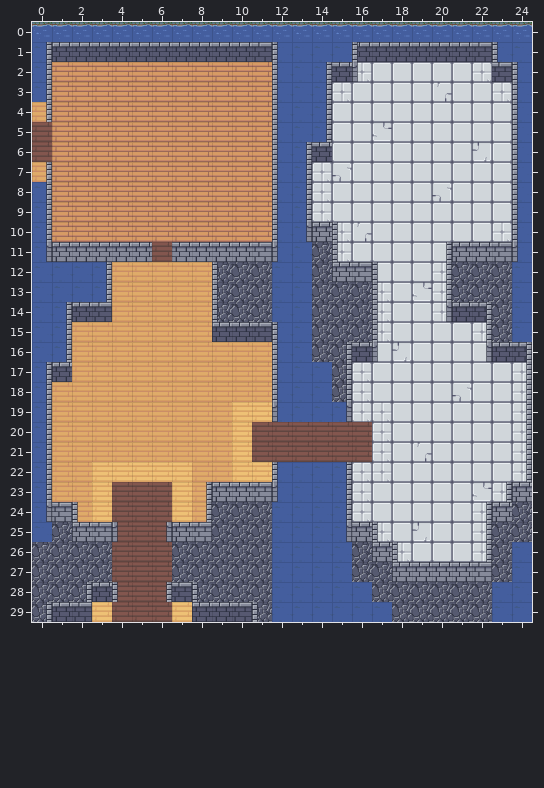
A Tiled map gets an edit: assets/tilemaps/lvl1.tmx. This is how it looked before the edit.
Cells are 64x64 px. Shown: x 0..24, y 0..29.
The result:
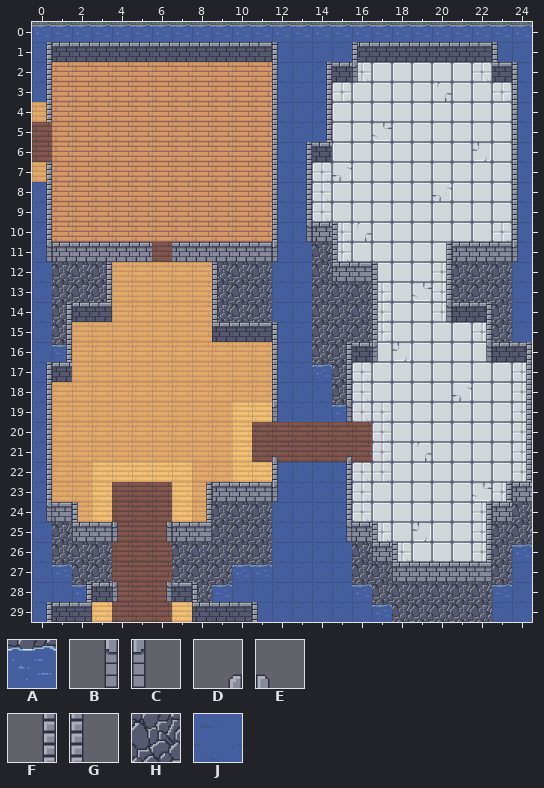
Key: from "floor-water-top": A 0; from "stone_edge_sprite_sheet": B 0, C 1, D 2, E 3, F 4, G 5; from "wall_sprite_sheet": H 0; from "water_sprite_sheet": J 0.
_ is an empty cell.
Message: Added the cliff bottoms
What changed:
Layer "Floor":
The edit adds tile A in row 27 at x 1 and 10 to 11; in row 28 at x 2 and 9.
Tile J gives way to tile A in row 17 at x 14; in row 26 at x 24; in row 28 at x 16 and 23; in row 29 at x 17.
Layer "Walls":
Tile J gives way to tile A in row 19 at x 15.
The edit adds tile A in row 16 at x 1.
The edit adds tile H in rows 12 to 13 at x 1 to 3; in rows 14 to 15 at x 1.
Tile H is gone in row 26 at x 0; in row 27 at x 0 to 1 and 10 to 11; in row 28 at x 0 to 2 and 9 to 11; in row 29 at x 0 and 11.
Layer "Edges":
Tile F gives way to tile B in row 28 at x 6.
Tile G gives way to tile C in row 28 at x 4.
The edit adds tile D in row 21 at x 15.
The edit adds tile E in row 21 at x 12.
